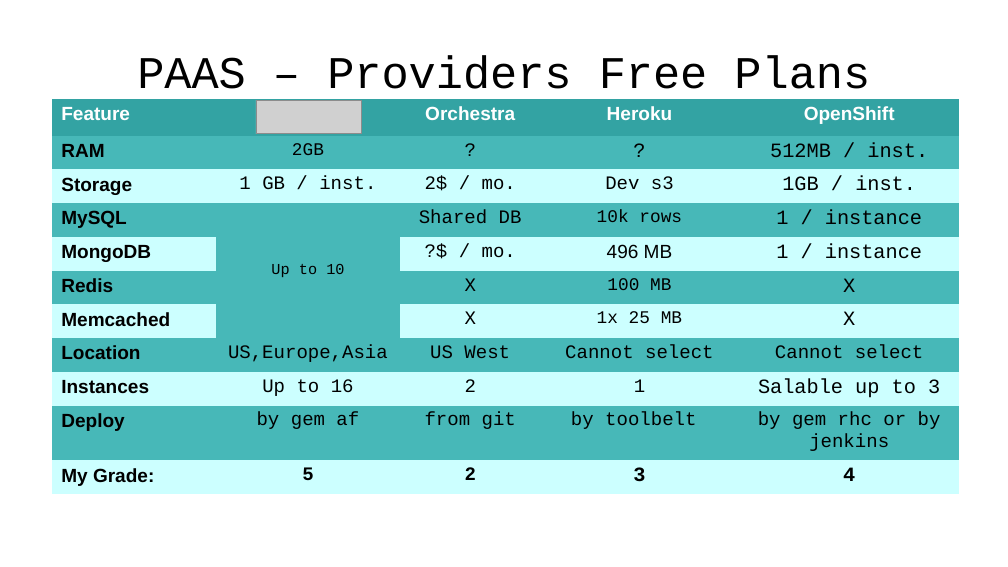
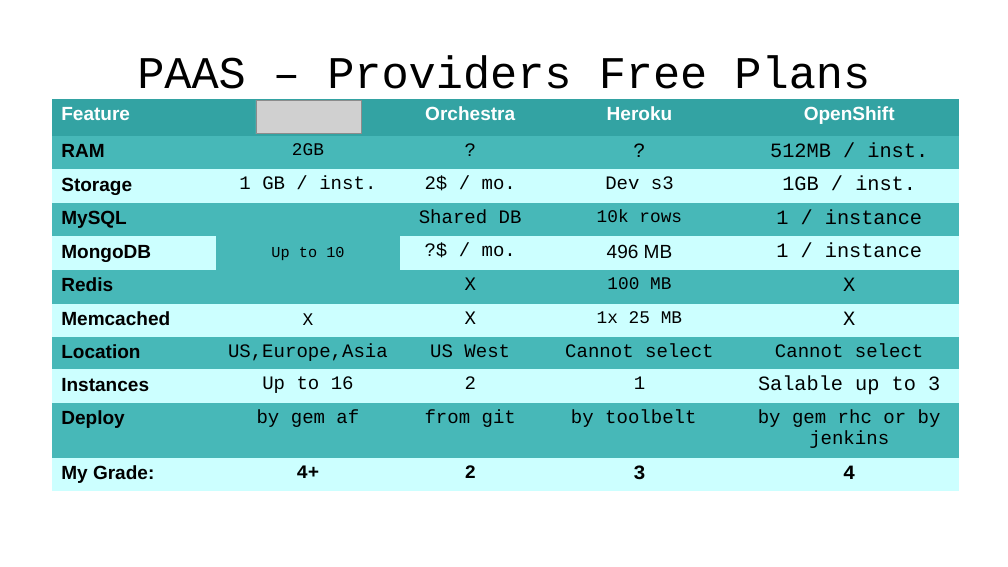
Before and after one commit to emgiezet/meetphp-8, a slide deck: slide 12 of presentation/presentation.odp. Drawn at 1008x567 pixels with LibreOffice and Linux fonts; fonts in the diff are those of the drawing; grey boxes stand for pictures; background and template pictures are left out. Boxes give left, top, right and bottom in pixels: in the first picture for what was removed or moved away, otherwise in the second. Text is boxed around its words. In the diff, an @@ line names an element or a change of style, - is before the commit and + after.

```diff
--- a/presentation/presentation.odp
+++ b/presentation/presentation.odp
@@ table at (52, 99, 960, 487) @@
-row 7, column 2: 
+row 7, column 2: X
-row 11, column 2: 5
+row 11, column 2: 4+
```
Also in this commit, not shown: 10 other slides changed, 4 slides added, 2 slides removed, 52 other files.
